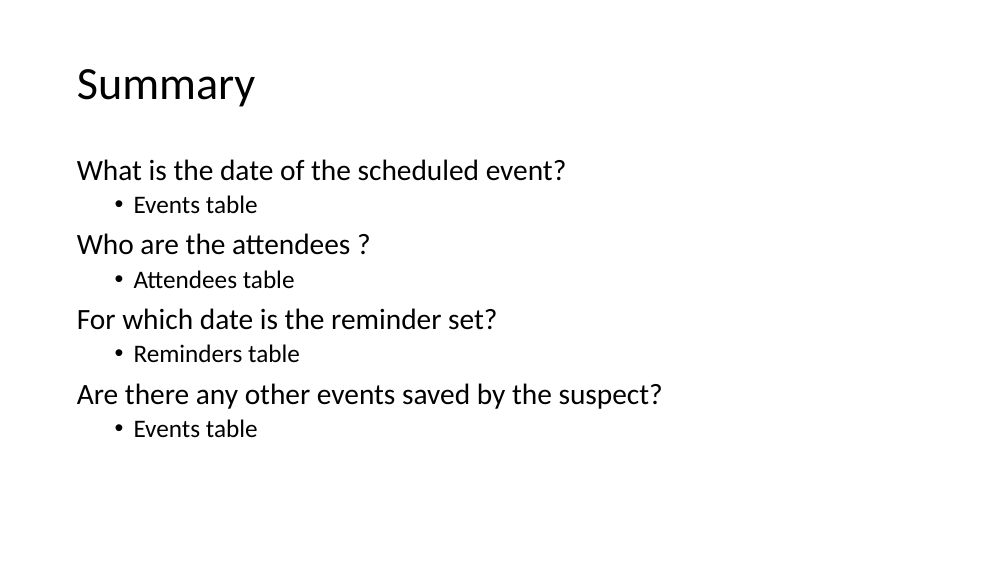
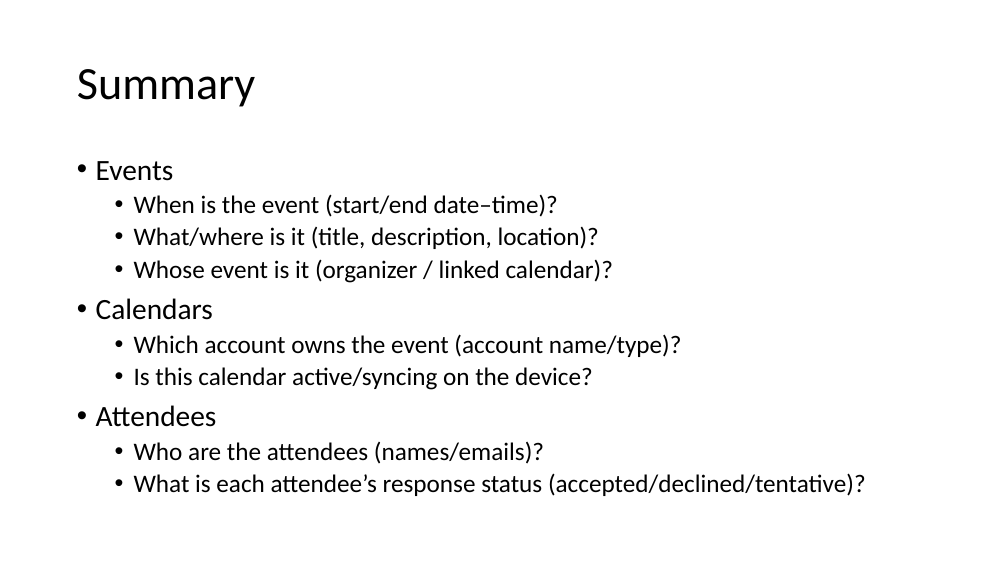
Before and after one commit to frankwxu/digital-forensics-lab, a slide deck: slide 18 of Android10/5_1_3_AOSP_App_Investigations_Calendar.pptx (slide 17 before the commit). Drawn at 1008x567 pixels with LibreOffice and Linux fonts; fonts in the diff are those of the drawing; background and template pictures are left out. Boxes give left, top, right and bottom in pixels: in the first picture for what was removed or moved away, otherwise in the second. Text is boxed around its words. In the diff, an @@ line names an element or a change of style, - is before the commit and + after.

Commit message:
update Android 10 Calendar investigation

```diff
--- a/Android10/5_1_3_AOSP_App_Investigations_Calendar.pptx
+++ b/Android10/5_1_3_AOSP_App_Investigations_Calendar.pptx
@@ text at (x1=96, y1=161, x2=866, y2=496): text changed; size 28 to 24 pt @@
-What is the date of the scheduled event?
-  • Events table
-Who are the attendees ?
-  • Attendees table
-For which date is the reminder set?
-  • Reminders table
-Are there any other events saved by the suspect?
-  • Events table
+• Events
+  • When is the event (start/end date–time)?
+  • What/where is it (title, description, location)?
+  • Whose event is it (organizer / linked calendar)?
+• Calendars
+  • Which account owns the event (account name/type)?
+  • Is this calendar active/syncing on the device?
+• Attendees
+  • Who are the attendees (names/emails)?
+  • What is each attendee’s response status (accepted/declined/tentative)?
```
Also in this commit, not shown: 3 slides added, 2 slides removed.
